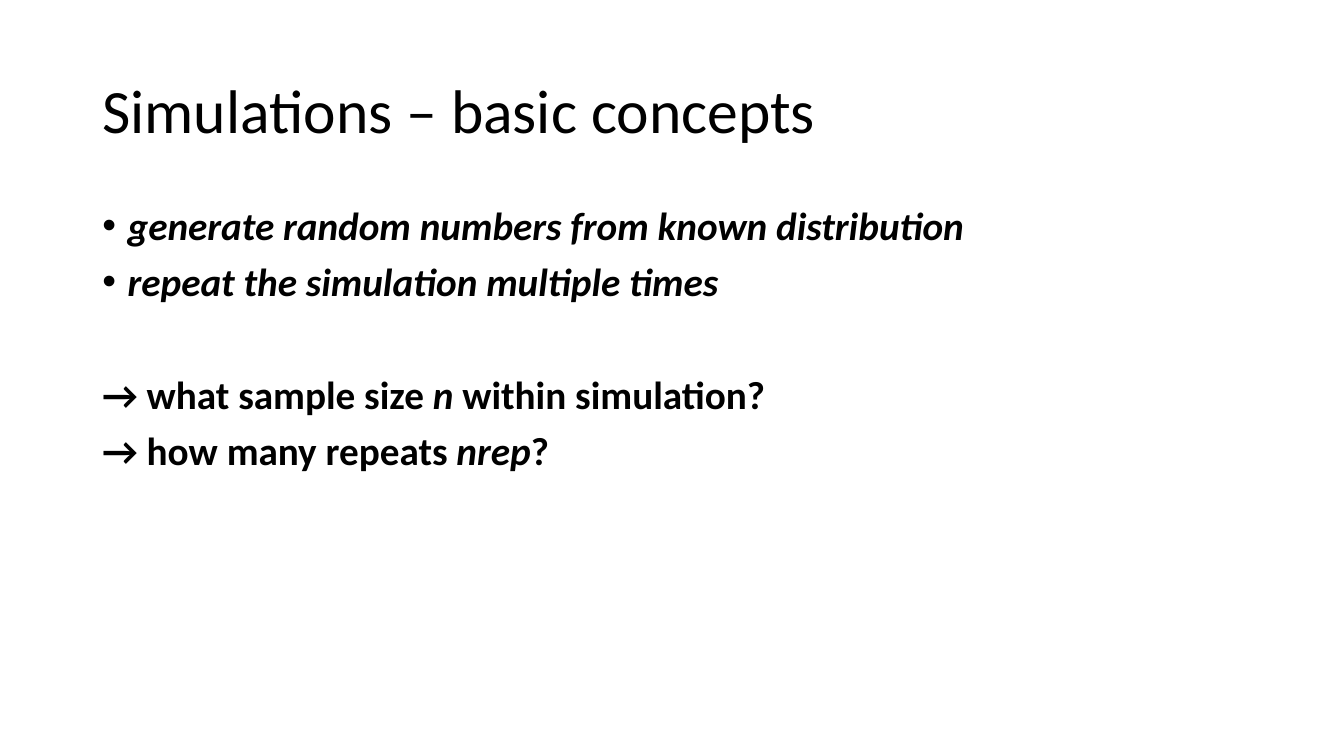
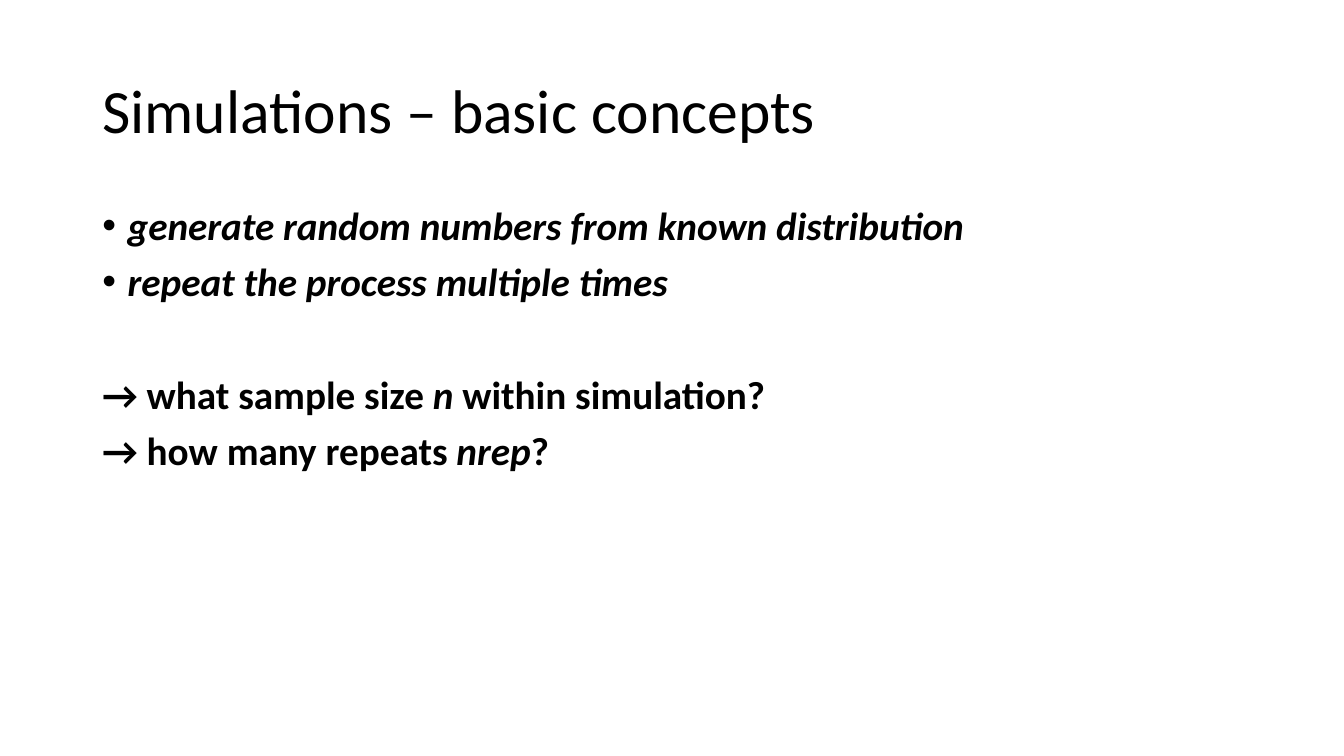
Before and after one commit to MalikaIhle/simulation_course, a slide deck: slide 10 of 6_Simulations.pptx (slide 11 before the commit). Drawn at 1344x756 pixels with LibreOffice and Linux fonts; fonts in the diff are those of the drawing. Boxes give left, top, right and bottom in pixels: in the first picture for what was removed or moved away, otherwise in the second. Text is boxed around its words. In the diff, an @@ line names an element or a change of style, - is before the commit and + after.

Commit message:
presentation simulation 3/11/19 course credible science

```diff
--- a/6_Simulations.pptx
+++ b/6_Simulations.pptx
@@ text at (x1=128, y1=268, x2=668, y2=302): text changed @@
-• repeat the simulation multiple times
+• repeat the process multiple times
```
Also in this commit, not shown: 8 other slides changed, 3 slides added.
